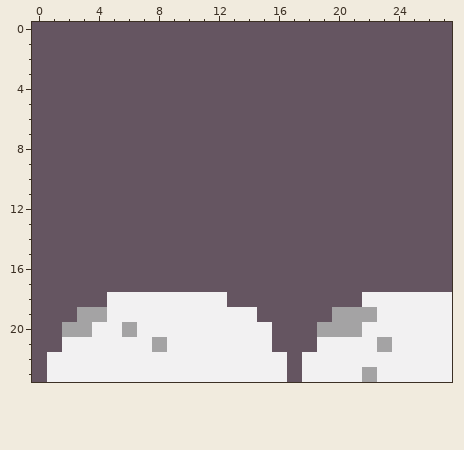
File history of a pixel-art file, AngeliA Game/Assets/Media/Artwork/Level/LevelFront.ase. That is the earlier state.
512x512 pixels, 1 frame. Colours within 5 levels of each other are drawn and written as one. Shown: x 0..27, y 0..23.
And afterwards:
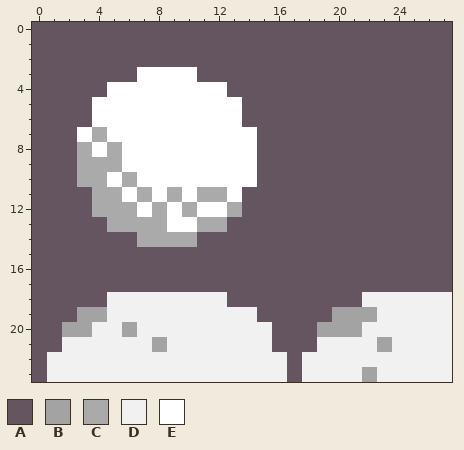
Palette (. is transparent): A #655561  B #a4a3a4  C #aaaaaa  D #f2f1f2  E #ffffff
Change:
--- layer "Background"
@@ x 1..16 @@
  2 AAAAAAAAAAAAAAAA
- 3 AAAAAAAAAAAAAAAA
- 4 AAAAAAAAAAAAAAAA
- 5 AAAAAAAAAAAAAAAA
- 6 AAAAAAAAAAAAAAAA
- 7 AAAAAAAAAAAAAAAA
- 8 AAAAAAAAAAAAAAAA
- 9 AAAAAAAAAAAAAAAA
-10 AAAAAAAAAAAAAAAA
-11 AAAAAAAAAAAAAAAA
-12 AAAAAAAAAAAAAAAA
-13 AAAAAAAAAAAAAAAA
-14 AAAAAAAAAAAAAAAA
+ 3 AAAAAAEEEEAAAAAA
+ 4 AAAAEEEEEEEEAAAA
+ 5 AAAEEEEEEEEEEAAA
+ 6 AAAEEEEEEEEEEAAA
+ 7 AAECEEEEEEEEEEAA
+ 8 AACECEEEEEEEEEAA
+ 9 AACCCEEEEEEEEEAA
+10 AACCECEEEEEEEEAA
+11 AAACCECECECCEAAA
+12 AAACCCECECEECAAA
+13 AAAACCCCEECCAAAA
+14 AAAAAACCCCAAAAAA
 15 AAAAAAAAAAAAAAAA
Changed places in both pictures, as pixel boxes (x1, y1, x2, y2):
changed: (77, 67, 257, 247)
